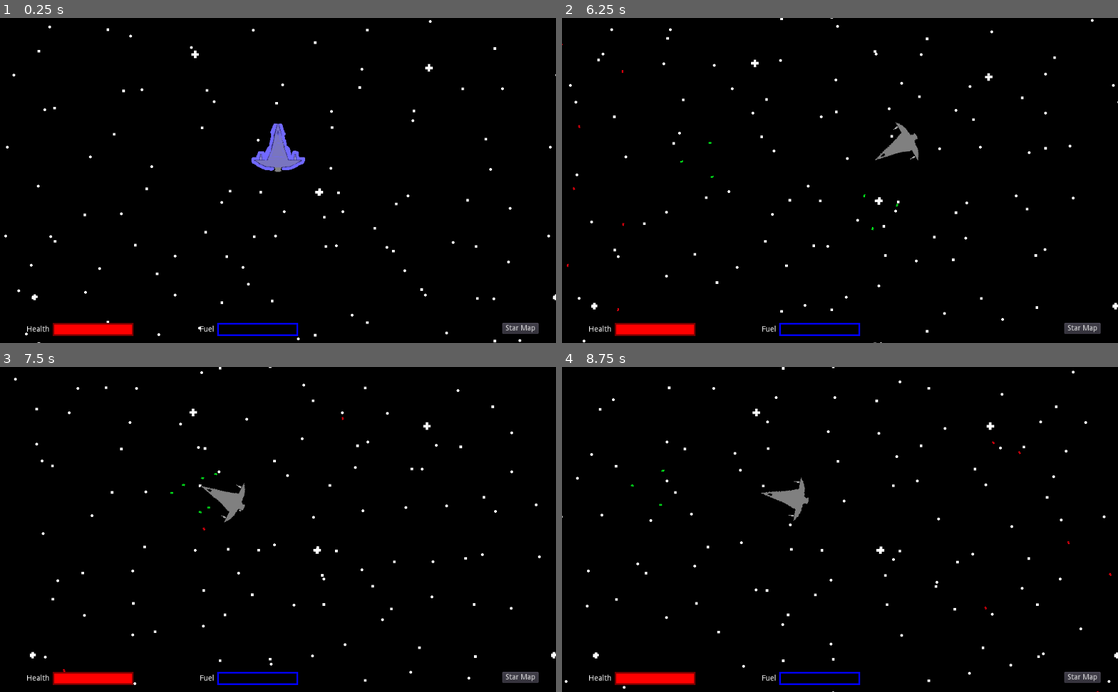
Above: before the commit, frames 1-4 (two rows, left to right).
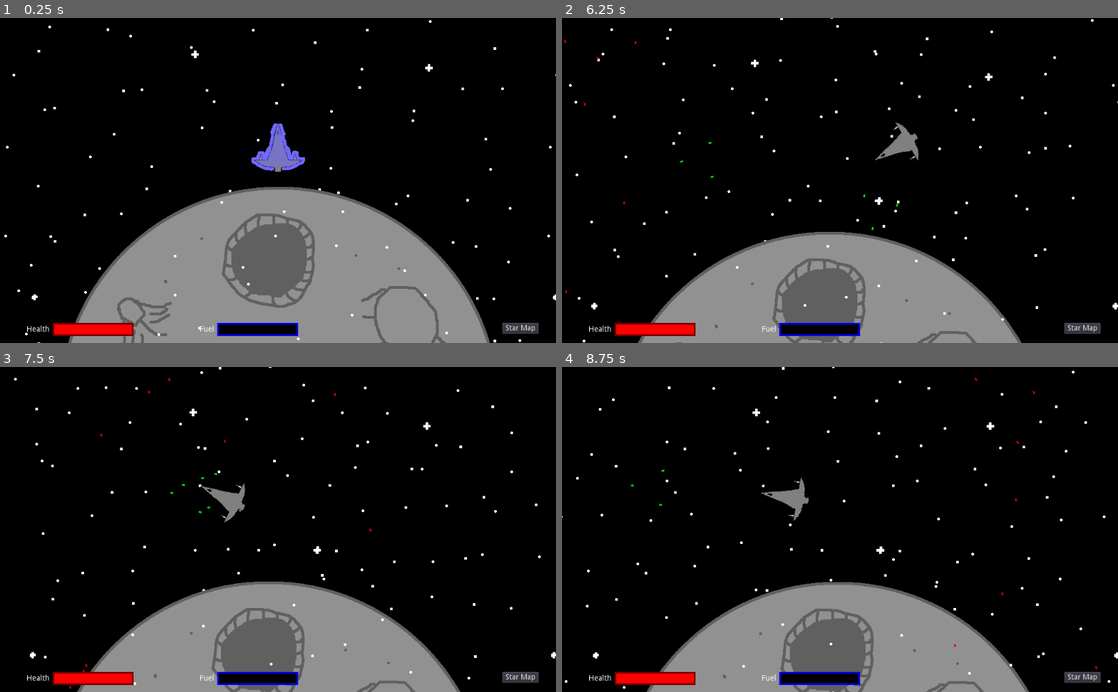
Above: after the commit, the same moments.

Repository: jlpatter/GodotSpaceShooter
Game: Godot game, scene res://src/Levels/Level1.tscn
The game is run twice, just before and just after one commit, with the same random seed, the same clock (stepped at 60 frames per second) and the same inputs.
Inputs:
- Up to frame 1 (0.25 s): no input
- Up to frame 2 (6.25 s): hold D (move_right) 0.53-1.28 s; tap Space (shoot) every 0.75 s from 0.6 to 5.85 s; hold A (move_left) 1.28-2.03 s; hold D (move_right) 2.03-2.78 s; hold W (move_up) 2.78-3.53 s; hold A (move_left) 3.53-5.78 s; hold D (move_right) from 5.78 s (still down)
- Up to frame 3 (7.5 s): release D (move_right) at 6.53 s; hold W (move_up) 6.53-7.28 s; tap Space (shoot) at 6.6, 7.35 s; hold D (move_right) from 7.28 s (still down)
- Up to frame 4 (8.75 s): release D (move_right) at 8.03 s; hold A (move_left) from 8.03 s (still down); tap Space (shoot) at 8.1 s

The runs differ from the first frame. In frame 1, 26% of the frame differs, in the area x 12-89%, y 51-100%; in frame 2, 16%; in frame 3, 16%; in frame 4, 16%.

Commit message:
Added large moon

Diff:
--- a/src/Levels/Level1.gd
+++ b/src/Levels/Level1.gd
@@ -2,8 +2,13 @@
 
 onready var asteroid_prefab = preload("res://src/Actors/Asteroid.tscn")
 onready var enemy_prefab = preload("res://src/Actors/Enemy1.tscn")
+onready var moon_prefab = preload("res://Assets/LargeMoon.png")
 
 func _ready():
+	var random_parallax = GlobalVariables.rng.randi() % 2
+	if random_parallax == 1:
+		get_node("ParallaxBackground/ParallaxLayer2/LargeSun").texture = moon_prefab
+
 	get_node("ParallaxBackground/ParallaxLayer2/LargeSun").position = Vector2(GlobalVariables.rng.randf() * 2000 - 1000, GlobalVariables.rng.randf() * 2000 - 1000)
 
 	var asteroid_num = GlobalVariables.rng.randi() % 3 + 2
Binary file added: Assets/LargeMoon.png
Not shown, added: Assets/LargeMoon.png.import
Not shown, added: Assets/LargeMoon.kra
